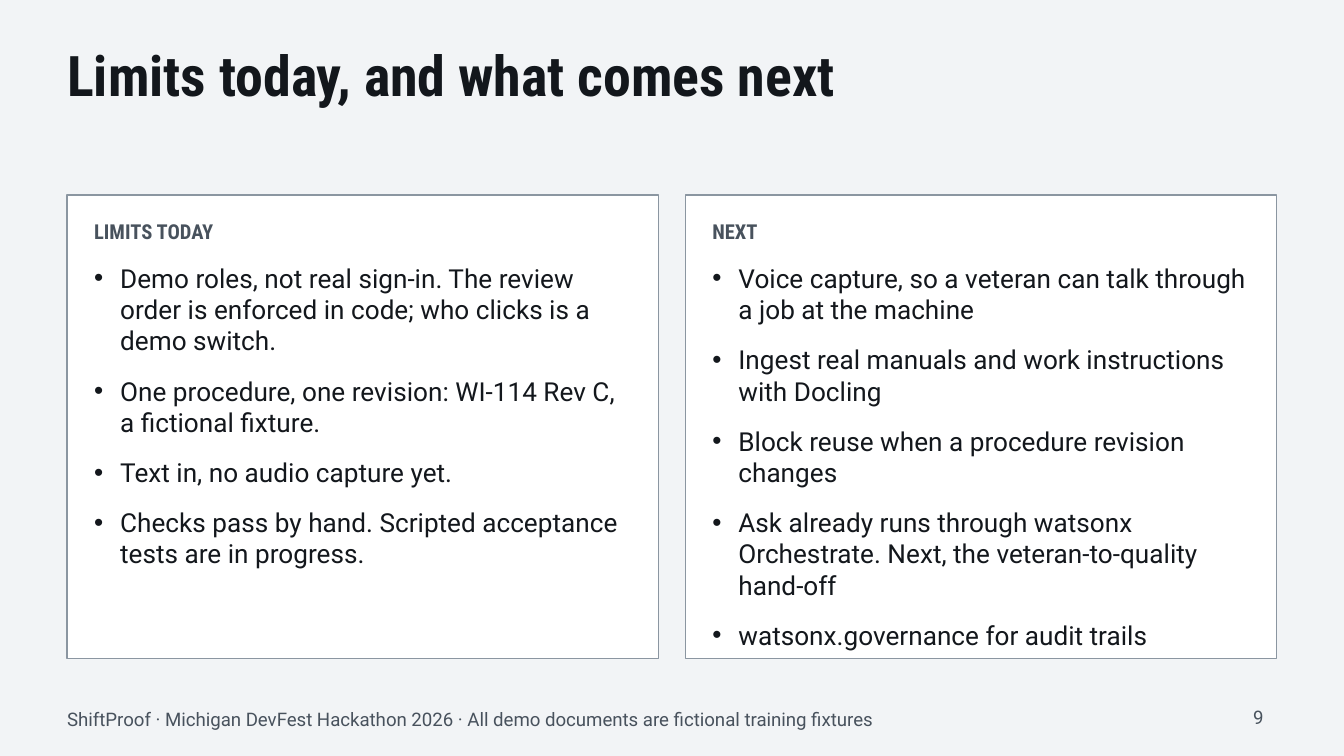
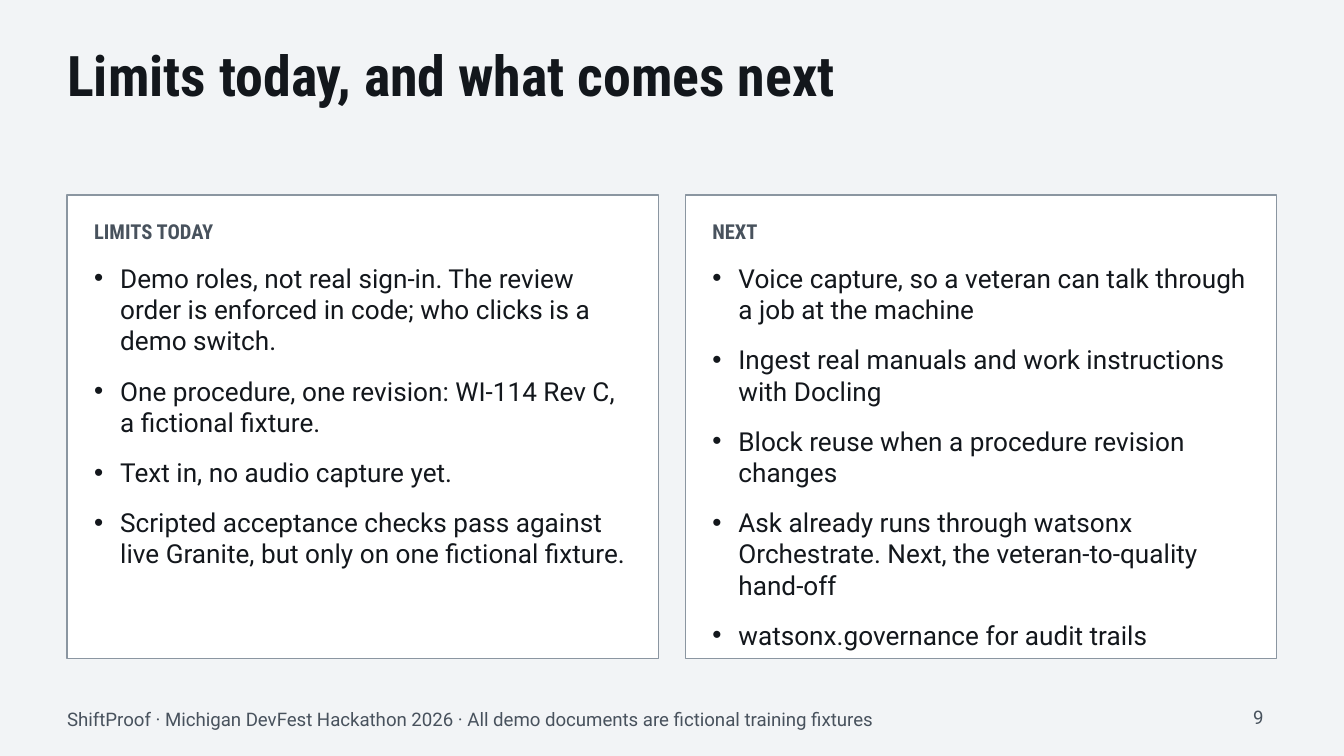
Before and after one commit to critesjosh/mi-devfest, a slide deck: slide 9 of docs/pitch/ShiftProof-pitch.pptx. Drawn at 1344x756 pixels with LibreOffice and Linux fonts; fonts in the diff are those of the drawing. Boxes give left, top, right and bottom in pixels: in the first picture for what was removed or moved away, otherwise in the second. Text is boxed around its words. In the diff, an @@ line names an element or a change of style, - is before the commit and + after.

```diff
--- a/docs/pitch/ShiftProof-pitch.pptx
+++ b/docs/pitch/ShiftProof-pitch.pptx
@@ text at <box>120,512,625,569</box>: text changed @@
-• Checks pass by hand. Scripted acceptance tests are in progress.
+• Scripted acceptance checks pass against live Granite, but only on one fictional fixture.
```
Also in this commit, not shown: 4 other files.
